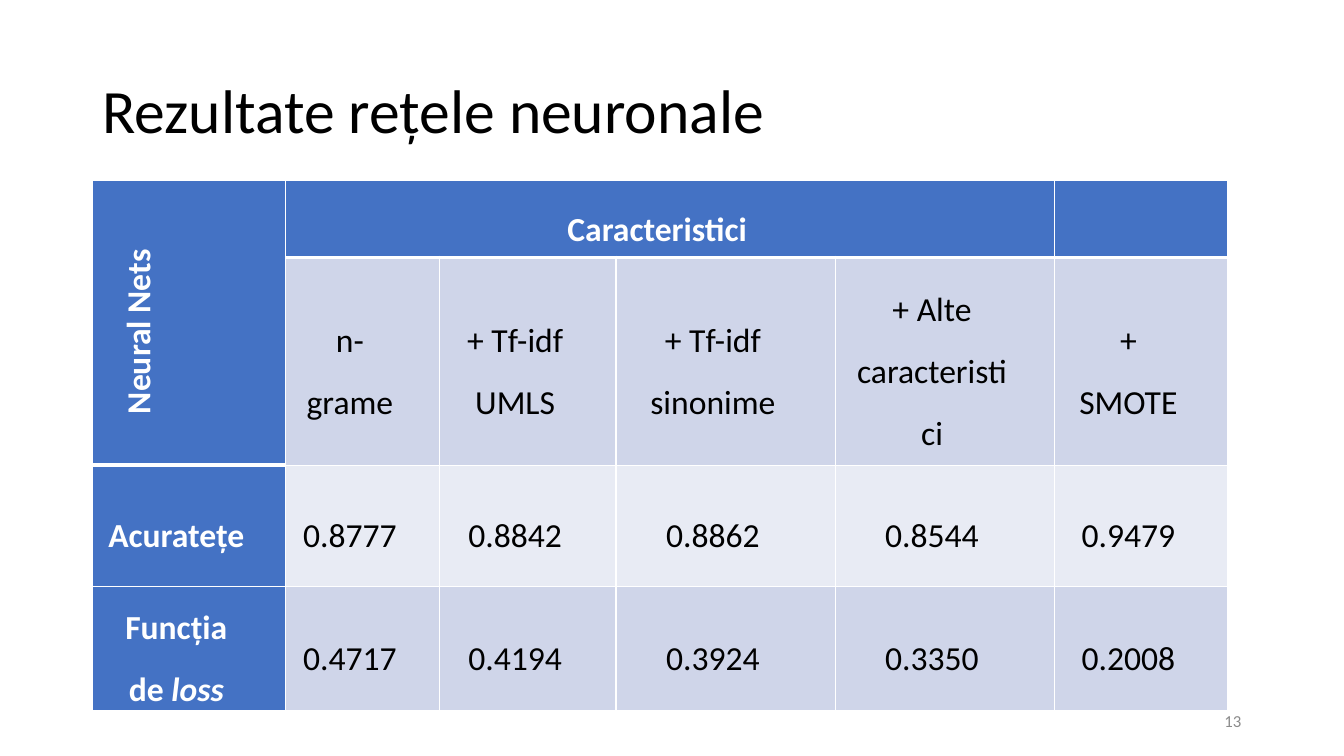
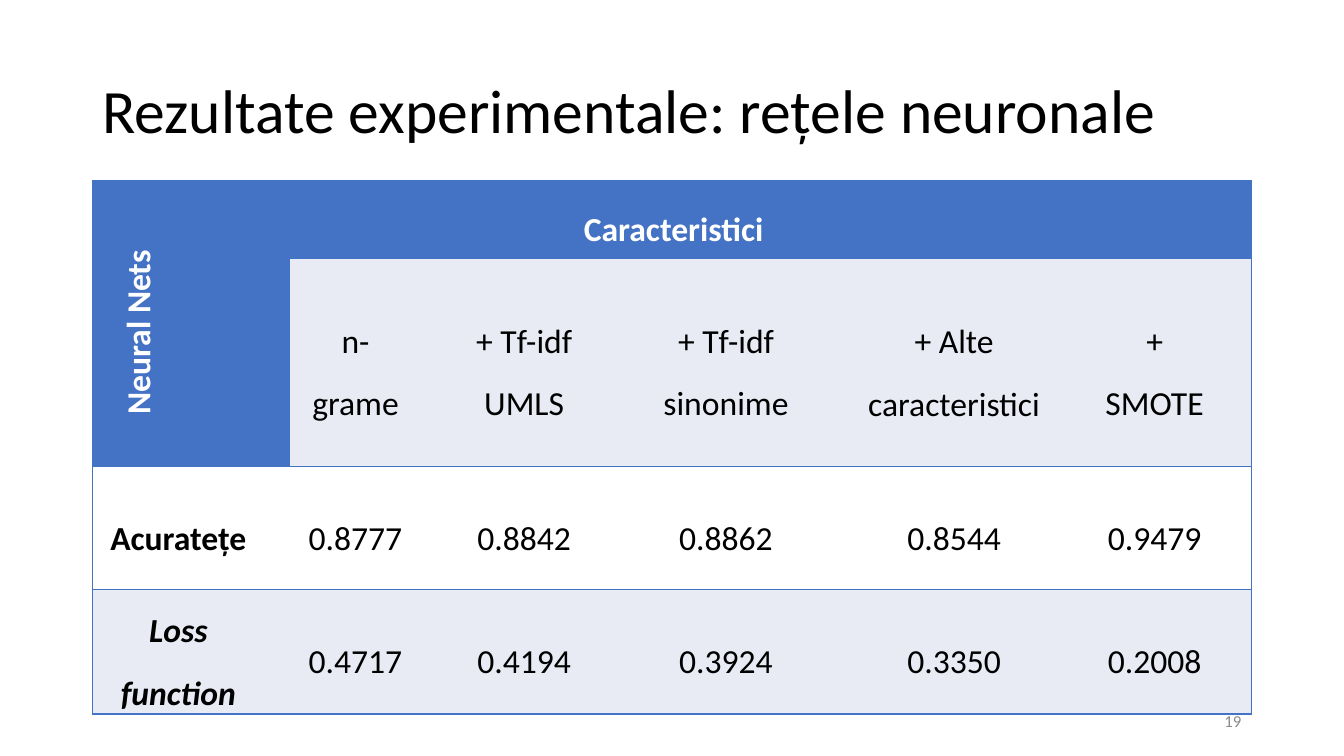
Before and after one commit to MariusParasca/Licenta-FII, a slide deck: slide 19 of Prezentare licenta.pptx (slide 13 before the commit). Drawn at 1344x756 pixels with LibreOffice and Linux fonts; fonts in the diff are those of the drawing. Boxes give left, top, right and bottom in pixels: in the first picture for what was removed or moved away, otherwise in the second. Text is boxed around its words. In the diff, an @@ line names an element or a change of style, - is before the commit and + after.

```diff
--- a/Prezentare licenta.pptx
+++ b/Prezentare licenta.pptx
@@ title at bbox=[102, 90, 1155, 145]: text changed @@
-Rezultate rețele neuronale
+Rezultate experimentale: rețele neuronale
@@ table at bbox=[93, 180, 1253, 713] @@
-row 4, column 1: Funcția de loss
+row 4, column 1: Loss function
@@ fill #CFD5EA to #E9EBF5 in 10 cells @@
@@ fill #4472C4 to #FFFFFF in row 3, column 1 @@
@@ fill #E9EBF5 to #FFFFFF in 5 cells @@
@@ fill #4472C4 to #E9EBF5 in row 4, column 1 @@
@@ text colour #FFFFFF to #000000 in "Acuratețe" @@
@@ borders changed @@
@@ table: place and size @@
-table at bbox=[93, 180, 1228, 706]
+table at bbox=[93, 180, 1253, 713]
@@ page number at bbox=[1224, 714, 1241, 727]: text changed @@
-13
+19
```
Also in this commit, not shown: 10 other slides changed, 7 slides added, 1 other file.
